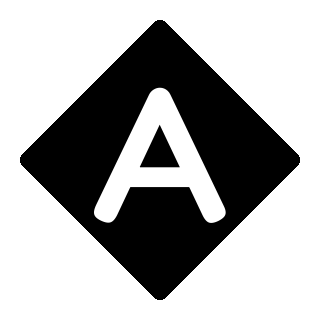
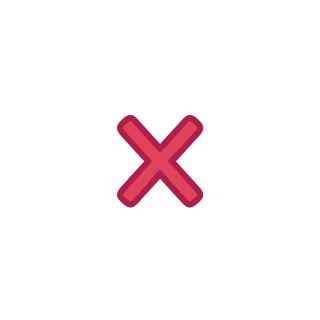
Before/after of a 320 x 320 layered artwork. What changed in the layer stack:
added layer "X" above "100" over [117, 115, 204, 208]
renamed "A" to "A ...", hid it over [94, 87, 226, 223]
hid "Vrstva #6", painted on it over [20, 20, 300, 300]
